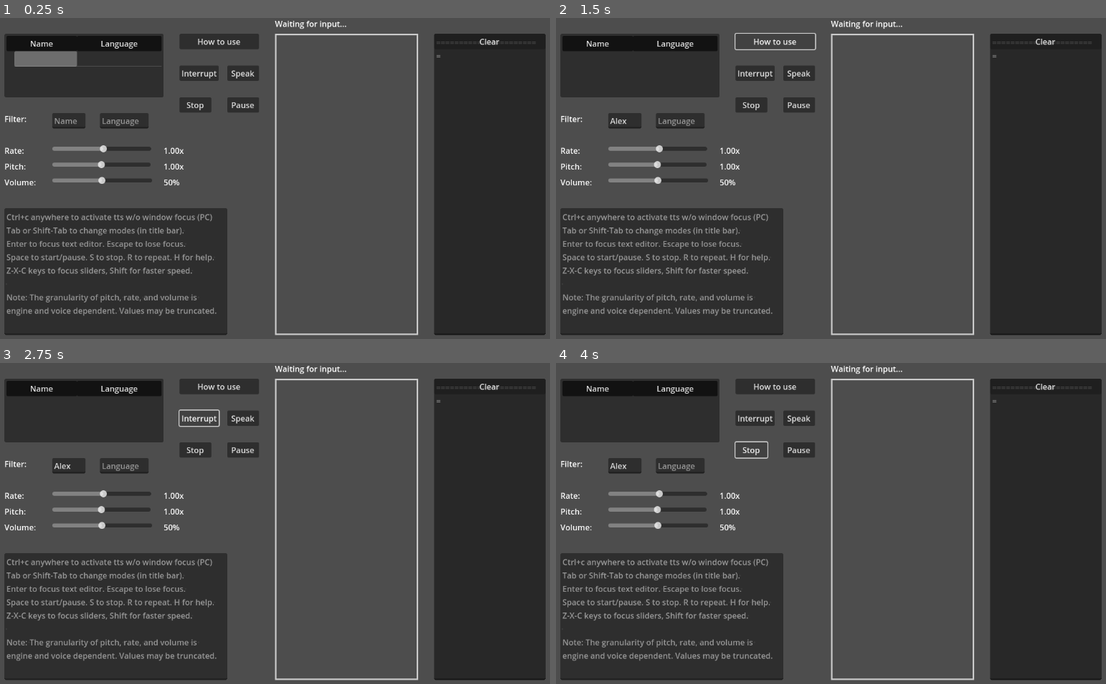
Above: before the commit, frames 1-4 (two rows, left to right).
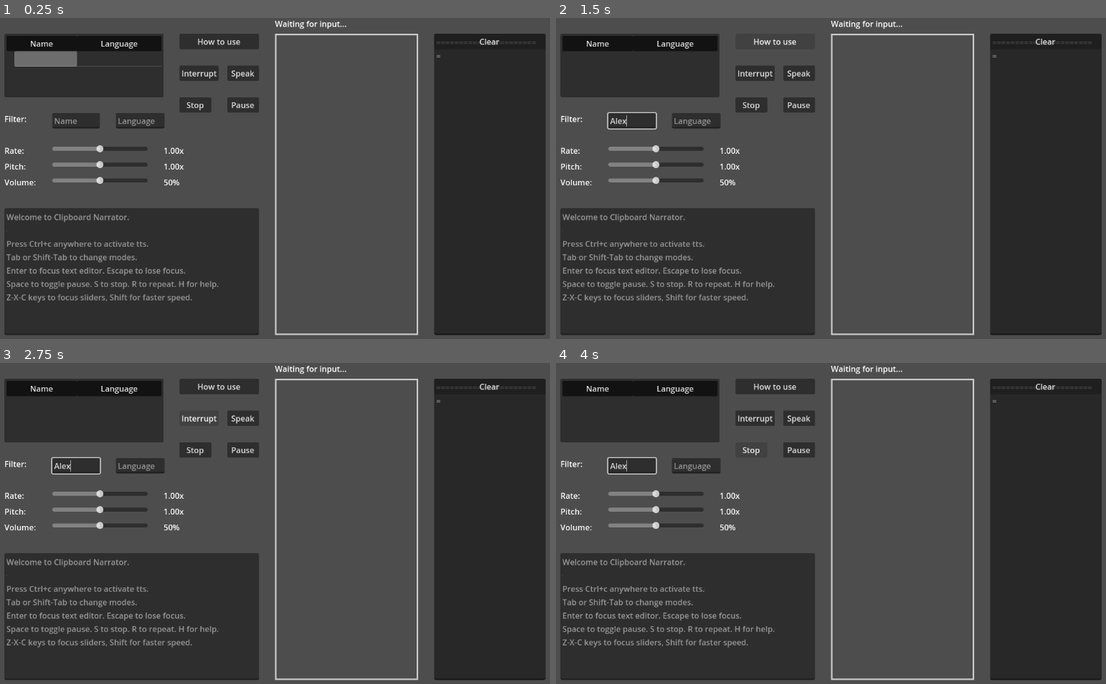
Above: after the commit, the same moments.

Repository: lesleyrs/clipboard-narrator
Game: Godot game, scene res://main.tscn
Two runs of this game, one before a commit and one after it. Both use one fixed random seed, a clock stepped at 60 frames per second and the inputs below.
Inputs (mouse positions are in pixels of both pictures, inside the frame that each line leads up to):
- Up to frame 1 (0.25 s): no input
- Up to frame 2 (1.5 s): click (627, 120) at 0.52 s; type "Alex" at 0.6 s; click "How to use" at 1.25 s
- Up to frame 3 (2.75 s): click "Interrupt" at 2 s
- Up to frame 4 (4 s): click "Speak" at 2.75 s; click "Stop" at 3.5 s

The runs differ from the first frame. In frame 1, 5.4% of the frame differs, in the area x 1-48%, y 29-99%; in frame 2, 5.6%, in the area x 1-48%, y 4-99%; in frame 3, 5.5%; in frame 4, 5.5%.

Commit message:
various fixes

Diff:
--- a/main.gd
+++ b/main.gd
@@ -5,20 +5,21 @@
 var voices
 var last_copy = DisplayServer.clipboard_get()
 enum MODES { INTERRUPT, QUEUE, MANUAL }
-var current_state = MODES.INTERRUPT
+var current_mode = MODES.INTERRUPT
 var current_title = "INTERRUPT MODE"
 
 # TODO
-# allow hidpi good for gui or not?
 # RenderingServer.set_default_clear_color() colorpicker?
-# add theme and font, find out best anchors and window settings, 2d scaling is bugged right now
-# mini mode with always on top, google icons w/ borderless (atm glitchy and moves when opened)
+# add logo/icon/theme/font/anchors/window settings/hidpi/always on top toggle?
+# allow forcing english by default setting after saving, try linux primary clipboard + test linux html
+# save clipboard in array for going back in history 1-0 keys? pause toggle with selecting 1 word
+# don't allow activating a button with space and hovering it with space?
+# no smart word wrap mode for textedit https://github.com/godotengine/godot/issues/3985
+# font oversampling bug with canvas mode https://github.com/godotengine/godot/issues/56399
 # don't interrupt before voice ended/cancelled, interrupting voice breaks the yellow highlighting
 # disable scrolling if speaking or why is scroll bar glitchy/forced to bottom?
-# no smart word wrap mode for textedit https://github.com/godotengine/godot/issues/3985
-# save clipboard in array for going back in history?
-# allow forcing english by default setting after saving
-# web build cuts off before finishing help text, very buggy
+# web build cuts off speech before finishing help text, and following higlight rarely works.
+# what is the cyclic resource error
 
 # Note: On Windows and Linux (X11), utterance text can use SSML markup.
 # SSML support is engine and voice dependent. If the engine does not support SSML,
@@ -39,7 +40,7 @@
 		child.set_metadata(0, v["id"])
 		child.set_text(1, v["language"])
 	if OS.has_feature("web"):
-		$Log.text += "\nWeb build needs window focus to read clipboard.\nCurrently English only.\nPC build recommended.\n"
+		$Log.text += "\nEnglish voice available\n"
 	elif voices.size() == 1:
 		$Log.text += "\n%d voice available\n" % [voices.size()]
 	elif voices.size() > 1:
@@ -51,33 +52,50 @@
 	DisplayServer.tts_set_utterance_callback(DisplayServer.TTS_UTTERANCE_ENDED, Callable(self, "_on_utterance_end"))
 	DisplayServer.tts_set_utterance_callback(DisplayServer.TTS_UTTERANCE_CANCELED, Callable(self, "_on_utterance_error"))
 	DisplayServer.tts_set_utterance_callback(DisplayServer.TTS_UTTERANCE_BOUNDARY, Callable(self, "_on_utterance_boundary"))
-	set_process(true) # what's the purpose of this? low processor mode on or off?
 
 func _unhandled_input(_event):
 	DisplayServer.window_set_title("Clipboard Narrator - %s" % current_title)
 	if Input.is_action_just_pressed("tts_shift_tab") and !$Utterance.has_focus():
-		match current_state:
-			0:
-				current_state = MODES.MANUAL
-				current_title = "MANUAL MODE"
-			1:
-				current_state = MODES.INTERRUPT
-				current_title = "INTERRUPT MODE"
-			2:
-				current_state = MODES.QUEUE
-				current_title = "QUEUE MODE"
+		var voice = DisplayServer.tts_get_voices_for_language("en")
+		if !voice.is_empty():
+			match current_mode:
+				0:
+					current_mode = MODES.MANUAL
+					current_title = "MANUAL MODE"
+					ut_map[id] = "MANUAL MODE"
+					DisplayServer.tts_speak("MANUAL MODE", voice[0], $HSliderVolume.value, $HSliderPitch.value, $HSliderRate.value, id, true)
+				1:
+					current_mode = MODES.INTERRUPT
+					current_title = "INTERRUPT MODE"
+					ut_map[id] = "INTERRUPT MODE"
+					DisplayServer.tts_speak("INTERRUPT MODE", voice[0], $HSliderVolume.value, $HSliderPitch.value, $HSliderRate.value, id, true)
+				2:
+					current_mode = MODES.QUEUE
+					current_title = "QUEUE MODE"
+					ut_map[id] = "QUEUE MODE"
+					DisplayServer.tts_speak("QUEUE MODE", voice[0], $HSliderVolume.value, $HSliderPitch.value, $HSliderRate.value, id, true)
+		id += 1
 
 	elif Input.is_action_just_pressed("tts_tab") and !$Utterance.has_focus():
-		match current_state:
-			0:
-				current_state = MODES.QUEUE
-				current_title = "QUEUE MODE"
-			1:
-				current_state = MODES.MANUAL
-				current_title = "MANUAL MODE"
-			2:
-				current_state = MODES.INTERRUPT
-				current_title = "INTERRUPT MODE"
+		var voice = DisplayServer.tts_get_voices_for_language("en")
+		if !voice.is_empty():
+			match current_mode:
+				0:
+					current_mode = MODES.QUEUE
+					current_title = "QUEUE MODE"
+					ut_map[id] = "QUEUE MODE"
+					DisplayServer.tts_speak("QUEUE MODE", voice[0], $HSliderVolume.value, $HSliderPitch.value, $HSliderRate.value, id, true)
+				1:
+					current_mode = MODES.MANUAL
+					current_title = "MANUAL MODE"
+					ut_map[id] = "MANUAL MODE"
+					DisplayServer.tts_speak("MANUAL MODE", voice[0], $HSliderVolume.value, $HSliderPitch.value, $HSliderRate.value, id, true)
+				2:
+					current_mode = MODES.INTERRUPT
+					current_title = "INTERRUPT MODE"
+					ut_map[id] = "INTERRUPT MODE"
+					DisplayServer.tts_speak("INTERRUPT MODE", voice[0], $HSliderVolume.value, $HSliderPitch.value, $HSliderRate.value, id, true)
+		id += 1
 
 	if Input.is_action_just_pressed("tts_space") and !DisplayServer.tts_is_speaking():
 		$ButtonSpeak.emit_signal("pressed")
@@ -86,10 +104,12 @@
 		$ButtonPause.emit_signal("pressed")
 
 	if Input.is_action_just_pressed("tts_escape"):
+#		get_parent().gui_release_focus() # not needed because all focus disabled, otherwise use this
 		$Utterance.release_focus()
 
-	if Input.is_action_just_pressed("tts_enter") or Input.is_action_just_pressed("tts_i"):
-		$Utterance.grab_focus.call_deferred()
+	if !$Utterance.has_focus():
+		if Input.is_action_just_pressed("tts_enter") or Input.is_action_just_pressed("tts_i"):
+			$Utterance.grab_focus.call_deferred()
 
 	if Input.is_action_just_pressed("tts_z"):
 		$HSliderRate.grab_focus.call_deferred()
@@ -120,7 +140,7 @@
 
 func _process(_delta):
 	if DisplayServer.clipboard_get() != last_copy:
-		match current_state:
+		match current_mode:
 			0:
 				$ButtonIntSpeak.emit_signal("pressed")
 				last_copy = DisplayServer.clipboard_get()
@@ -167,7 +187,7 @@
 	if !OS.has_feature("web"):
 		if $Tree.get_selected():
 			$Log.text += "utterance %d queried\n" % [id]
-			match current_state:
+			match current_mode:
 				0, 1:
 					ut_map[id] = DisplayServer.clipboard_get()
 					DisplayServer.tts_speak(DisplayServer.clipboard_get(), $Tree.get_selected().get_metadata(0), $HSliderVolume.value, $HSliderPitch.value, $HSliderRate.value, id, false)
@@ -182,7 +202,7 @@
 		var voice = DisplayServer.tts_get_voices_for_language("en")
 		if !voice.is_empty():
 			$Log.text += "utterance %d queried\n" % [id]
-			match current_state:
+			match current_mode:
 				0, 1:
 					ut_map[id] = DisplayServer.clipboard_get()
 					DisplayServer.tts_speak(DisplayServer.clipboard_get(), voice[0], $HSliderVolume.value, $HSliderPitch.value, $HSliderRate.value, id, false)
@@ -195,7 +215,7 @@
 	if !OS.has_feature("web"):
 		if $Tree.get_selected():
 			$Log.text += "utterance %d interrupt\n" % [id]
-			match current_state:
+			match current_mode:
 				0, 1:
 					ut_map[id] = DisplayServer.clipboard_get()
 					DisplayServer.tts_speak(DisplayServer.clipboard_get(), $Tree.get_selected().get_metadata(0), $HSliderVolume.value, $HSliderPitch.value, $HSliderRate.value, id, true)
@@ -210,7 +230,7 @@
 		var voice = DisplayServer.tts_get_voices_for_language("en")
 		if !voice.is_empty():
 			$Log.text += "utterance %d interrupt\n" % [id]
-			match current_state:
+			match current_mode:
 				0, 1:
 					ut_map[id] = DisplayServer.clipboard_get()
 					DisplayServer.tts_speak(DisplayServer.clipboard_get(), voice[0], $HSliderVolume.value, $HSliderPitch.value, $HSliderRate.value, id, true)
@@ -233,24 +253,11 @@
 
 func _on_button_demo_pressed():
 	var voice = DisplayServer.tts_get_voices_for_language("en")
-	var help_text = \
-"Tab or Shift-Tab to change modes (in title bar).
-Enter to focus text editor. Escape to lose focus.
-Space to start/pause. S to stop. R to repeat. H for help.
-Z-X-C keys to focus sliders, Shift for faster speed.
-
-Note: The granularity of pitch, rate, and volume is engine and voice dependent. Values may be truncated."
 
 	if !voice.is_empty():
-		if OS.has_feature("web"):
-			ut_map[id] = help_text
-			DisplayServer.tts_speak(help_text, voice[0], 50, 1, 1, id)
-			id += 1
-
-		if !OS.has_feature("web"):
-			ut_map[id] = help_text
-			DisplayServer.tts_speak(help_text, voice[0], 50, 1, 1, id)
-			id += 1
+		ut_map[id] = $Utterance.placeholder_text
+		DisplayServer.tts_speak($Utterance.placeholder_text, voice[0], 50, 1, 1, id)
+		id += 1
 
 func _on_line_edit_filter_name_text_changed(_new_text):
 	$Tree.clear()
@@ -262,3 +269,6 @@
 			child.set_metadata(0, v["id"])
 			child.set_text(1, v["language"])
 			child.select(0)
+
+func _on_log_text_set():
+	$Log.scroll_vertical = $Log.text.length()
--- a/main.tscn
+++ b/main.tscn
@@ -23,22 +23,22 @@
 layout_mode = 1
 offset_left = 128.0
 offset_top = 192.0
-offset_right = 195.063
+offset_right = 224.0
 offset_bottom = 223.0
 placeholder_text = "Name"
 
 [node name="LineEditFilterLang" type="LineEdit" parent="."]
 layout_mode = 0
-offset_left = 224.0
+offset_left = 256.0
 offset_top = 192.0
-offset_right = 322.0
+offset_right = 354.0
 offset_bottom = 223.0
 placeholder_text = "Language"
 
 [node name="Label" type="Label" parent="LineEditFilterLang"]
 layout_mode = 0
-offset_left = -192.0
-offset_right = -128.0
+offset_left = -224.0
+offset_right = -160.0
 offset_bottom = 32.0
 text = "Filter:"
 
@@ -57,6 +57,7 @@
 offset_top = 32.0
 offset_right = 544.0
 offset_bottom = 63.0
+focus_mode = 0
 text = "How to use"
 
 [node name="ButtonIntSpeak" type="Button" parent="."]
@@ -65,6 +66,7 @@
 offset_top = 96.0
 offset_right = 463.0
 offset_bottom = 127.0
+focus_mode = 0
 text = "Interrupt"
 
 [node name="ButtonSpeak" type="Button" parent="."]
@@ -73,6 +75,7 @@
 offset_top = 96.0
 offset_right = 544.0
 offset_bottom = 127.0
+focus_mode = 0
 text = "Speak"
 
 [node name="ButtonStop" type="Button" parent="."]
@@ -81,6 +84,7 @@
 offset_top = 160.0
 offset_right = 448.0
 offset_bottom = 191.0
+focus_mode = 0
 text = "Stop"
 
 [node name="ButtonPause" type="Button" parent="."]
@@ -89,6 +93,7 @@
 offset_top = 160.0
 offset_right = 544.0
 offset_bottom = 191.0
+focus_mode = 0
 toggle_mode = true
 text = "Pause"
 
@@ -96,13 +101,11 @@
 layout_mode = 0
 offset_left = 128.0
 offset_top = 256.0
-offset_right = 327.0
+offset_right = 320.0
 offset_bottom = 272.0
-min_value = 0.1
-max_value = 10.0
+max_value = 2.0
 step = 0.05
-value = 1.1
-exp_edit = true
+value = 1.0
 
 [node name="Label" type="Label" parent="HSliderRate"]
 layout_mode = 0
@@ -119,10 +122,10 @@
 text = "1.00x"
 
 [node name="HSliderPitch" type="HSlider" parent="."]
-layout_mode = 1
+layout_mode = 0
 offset_left = 128.0
 offset_top = 288.0
-offset_right = 326.0
+offset_right = 320.0
 offset_bottom = 304.0
 max_value = 2.0
 step = 0.05
@@ -143,10 +146,10 @@
 text = "1.00x"
 
 [node name="HSliderVolume" type="HSlider" parent="."]
-layout_mode = 1
+layout_mode = 0
 offset_left = 128.0
 offset_top = 320.0
-offset_right = 329.0
+offset_right = 320.0
 offset_bottom = 336.0
 value = 50.0
 
@@ -168,15 +171,15 @@
 layout_mode = 0
 offset_left = 32.0
 offset_top = 384.0
-offset_right = 480.0
+offset_right = 544.0
 offset_bottom = 640.0
-placeholder_text = "Ctrl+c anywhere to activate tts w/o window focus (PC)
-Tab or Shift-Tab to change modes (in title bar).
+placeholder_text = "Welcome to Clipboard Narrator.
+
+Press Ctrl+c anywhere to activate tts.
+Tab or Shift-Tab to change modes.
 Enter to focus text editor. Escape to lose focus.
-Space to start/pause. S to stop. R to repeat. H for help.
-Z-X-C keys to focus sliders, Shift for faster speed.
-
-Note: The granularity of pitch, rate, and volume is engine and voice dependent. Values may be truncated."
+Space to toggle pause. S to stop. R to repeat. H for help.
+Z-X-C keys to focus sliders, Shift for faster speed."
 wrap_mode = 1
 draw_spaces = true
 
@@ -195,7 +198,7 @@
 offset_bottom = 640.0
 theme_override_styles/normal = SubResource("StyleBoxFlat_xstnx")
 bbcode_enabled = true
-scroll_following = true
+scroll_active = false
 
 [node name="Log" type="TextEdit" parent="."]
 layout_mode = 0
@@ -216,6 +219,7 @@
 layout_mode = 0
 offset_right = 224.0
 offset_bottom = 31.0
+focus_mode = 0
 text = "Clear"
 
 [connection signal="text_changed" from="LineEditFilterName" to="." method="_on_line_edit_filter_name_text_changed"]
@@ -228,4 +232,5 @@
 [connection signal="value_changed" from="HSliderRate" to="." method="_on_h_slider_rate_value_changed"]
 [connection signal="value_changed" from="HSliderPitch" to="." method="_on_h_slider_pitch_value_changed"]
 [connection signal="value_changed" from="HSliderVolume" to="." method="_on_h_slider_volume_value_changed"]
+[connection signal="text_set" from="Log" to="." method="_on_log_text_set"]
 [connection signal="pressed" from="Log/ButtonClearLog" to="." method="_on_button_clear_log_pressed"]
